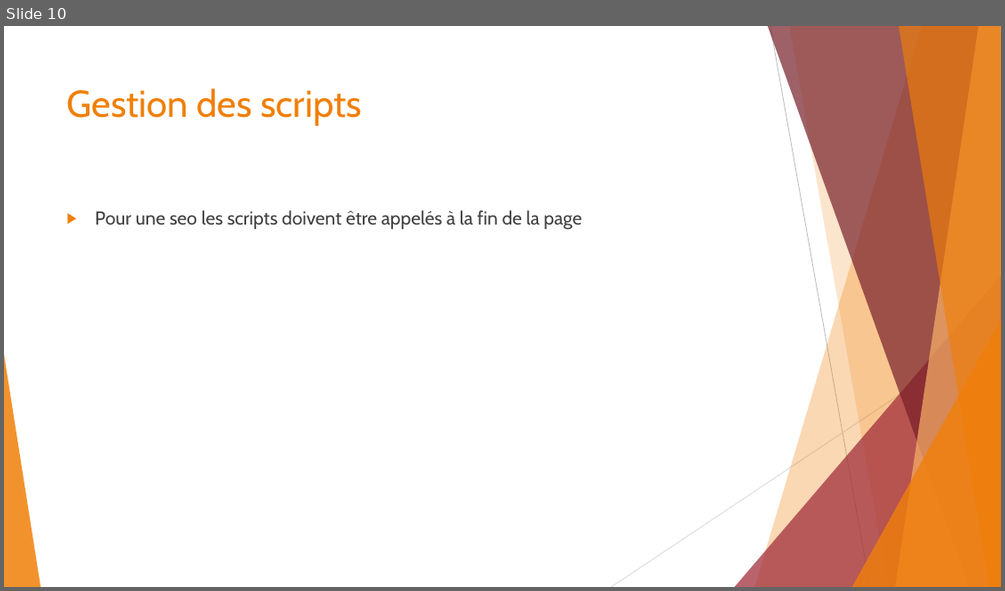
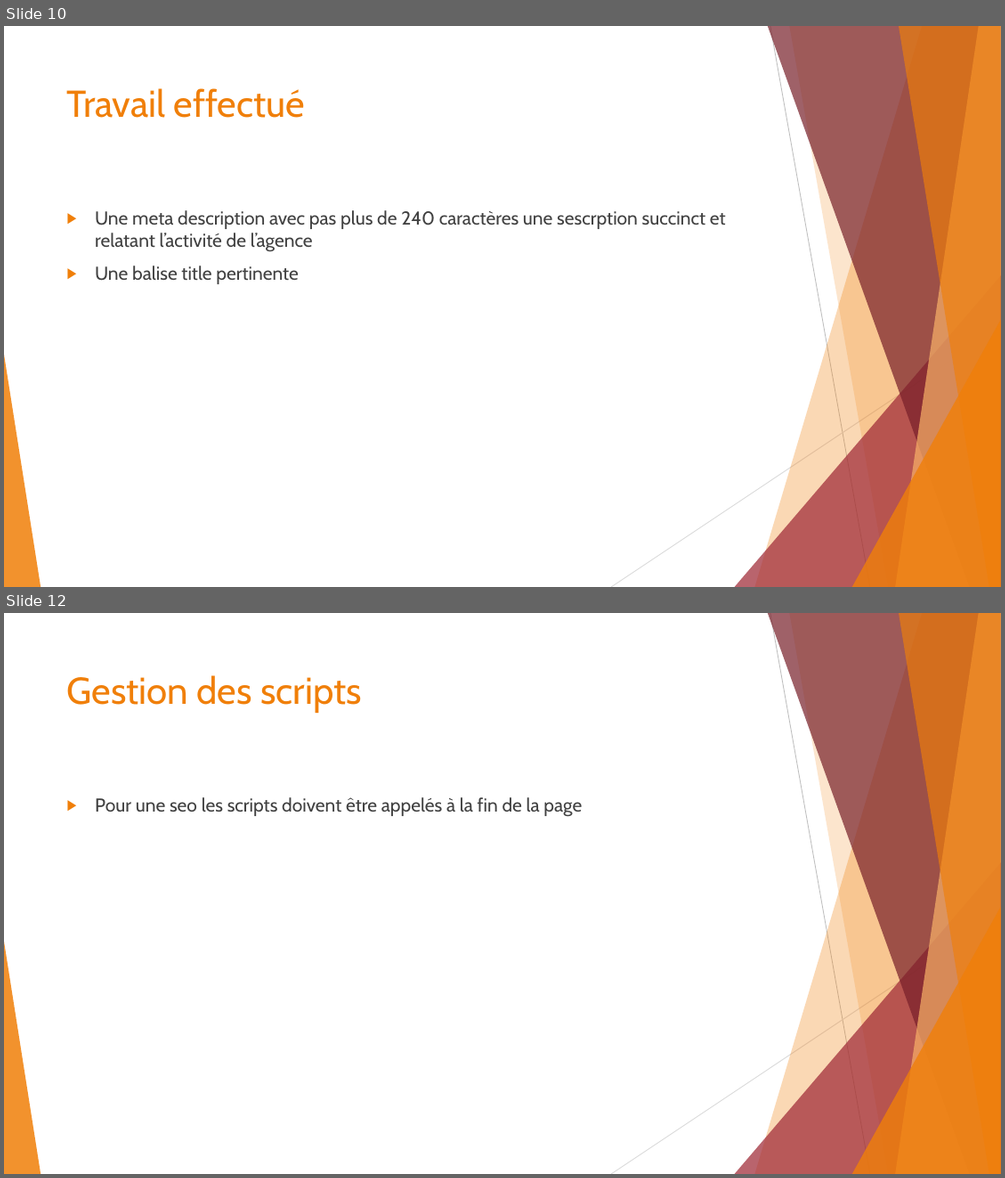
Before and after one commit to Nawak34/Chouette, a slide deck: LA CHOUETTE.pptx. Shown one above the other, each under a label of ours: slide 10 before the commit, slides 10 and 12 after it; the slides between them are not shown. The pictures are 1005x591 and 1005x1178 pixels, drawn with LibreOffice and Linux fonts; fonts in the diff are those of the drawing. Boxes give left, top, right and bottom in pixels: in the first picture for what was removed or moved away, otherwise in the second. Text is boxed around its words. In the diff, an @@ line names an element or a change of style, - is before the commit and + after.

```diff
--- a/LA CHOUETTE.pptx
+++ b/LA CHOUETTE.pptx
@@ slide 10 added at (4,26,1001,587), background #FFFFFF; not listed: 10 template elements that a slide beside it also shows @@
@@ title added at (67,88,305,118), 36 pt, text #F07F09 @@
+Travail effectué
@@ text added at (95,210,726,284), 18 pt, text #404040 @@
+▶ Une meta description avec pas plus de 240 caractères une sescrption succinct et relatant l’activité de l’agence
+▶ Une balise title pertinente
@@ what was slide 10 is now slide 12 @@
```
Also in this commit, not shown: 6 slides changed, 1 other slide added, 6 other files.
